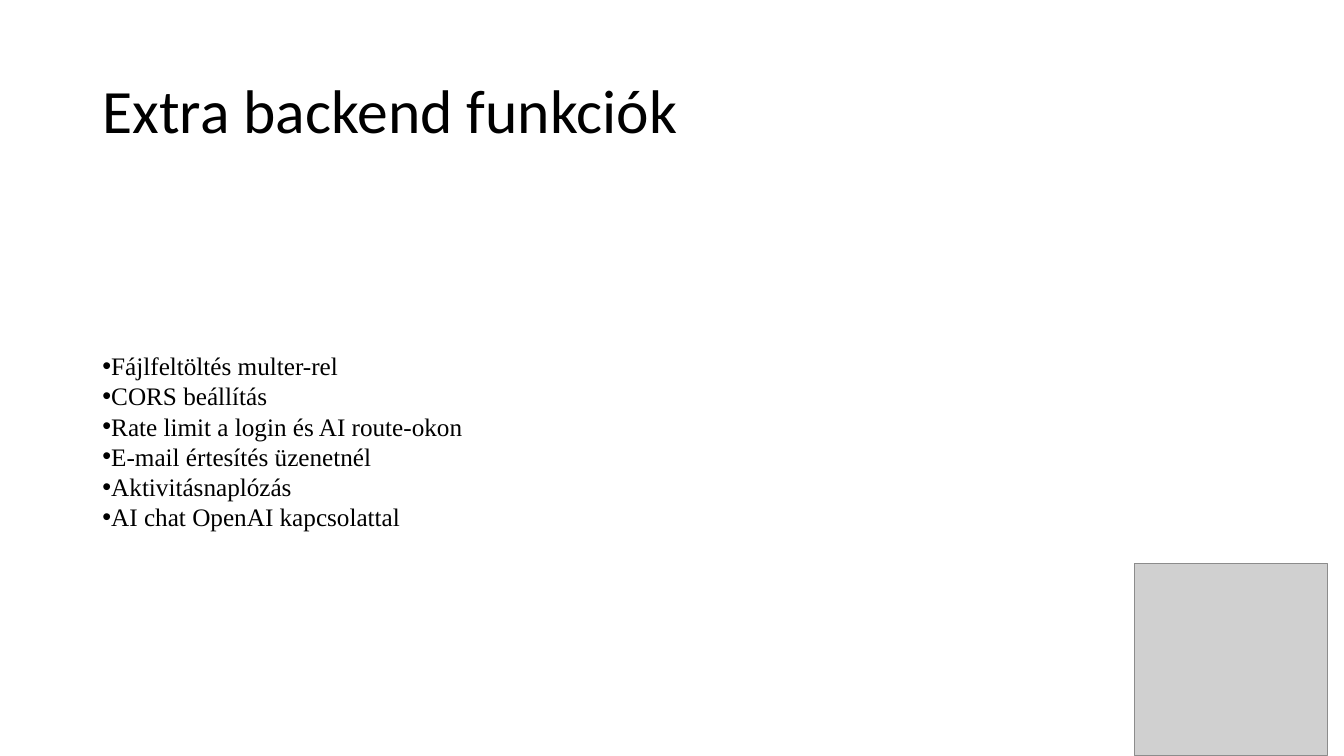
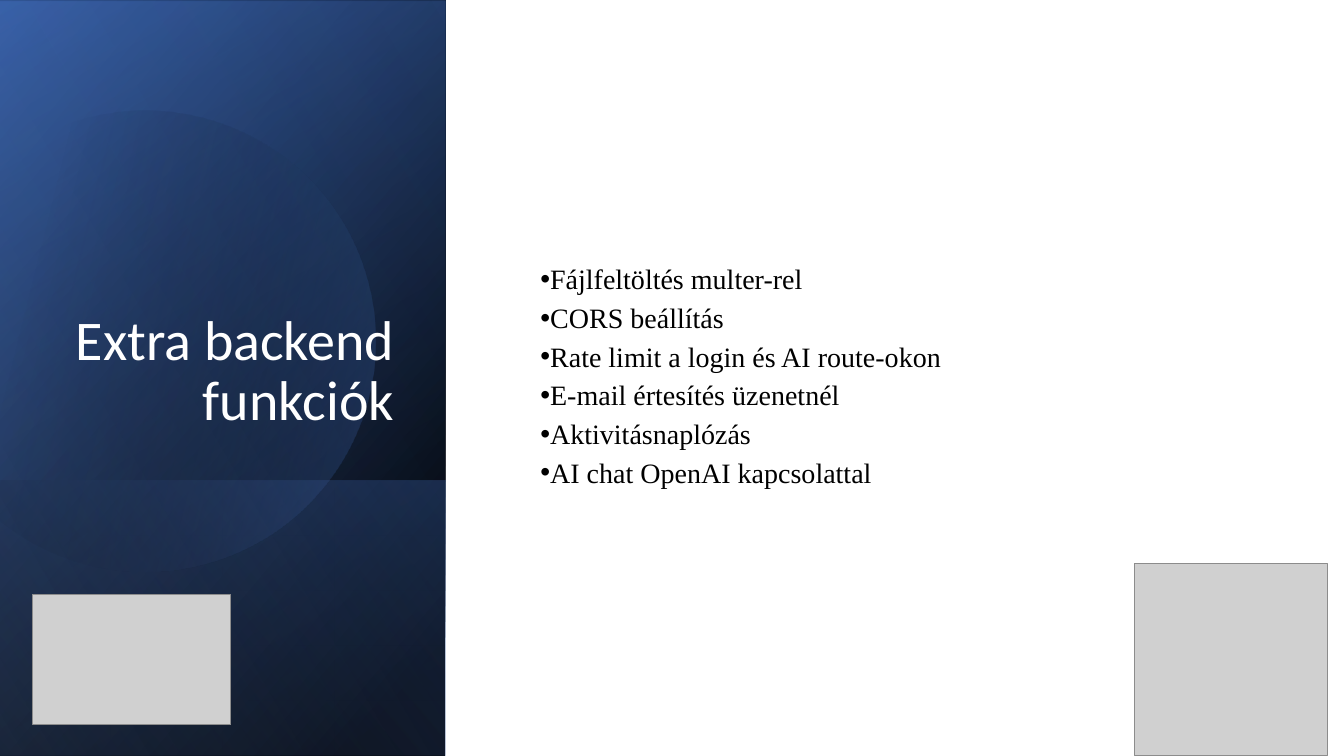
Before and after one commit to ClausPatrik/Makettoldal, a slide deck: slide 13 of MakettMester.pptx. Drawn at 1344x756 pixels with LibreOffice and Linux fonts; fonts in the diff are those of the drawing; grey boxes stand for pictures. Boxes give left, top, right and bottom in pixels: in the first picture for what was removed or moved away, otherwise in the second. Text is boxed around its words. In the diff, an @@ line names an element or a change of style, - is before the commit and + after.

```diff
--- a/MakettMester.pptx
+++ b/MakettMester.pptx
@@ rectangle added at (0,0,1344,756), fill #FFFFFF @@
@@ rectangle added at (0,0,446,756), fill gradient #000000 to #2F5597 @@
@@ rectangle added at (0,1,446,756), fill gradient #000000 to #4472C4 @@
@@ rectangle added at (0,0,446,755), fill gradient #000000 to #8FAADC @@
@@ freeform shape added at (0,56,431,618), fill gradient #000000 to #4472C4 @@
@@ title "Extra backend funkciók": place and size @@
-title "Extra backend funkciók" at (102,90,678,134)
+title "Extra backend funkciók" at (76,321,394,421)
@@ title "Extra backend funkciók" at (76,321,394,421): size 44 to 40 pt, text colour #000000 to #FFFFFF; alignment left to right; vertical alignment middle to bottom @@
@@ text "Fájlfeltöltés multer-rel": place and size @@
-text "Fájlfeltöltés multer-rel" at (111,357,462,532)
+text "Fájlfeltöltés multer-rel" at (550,269,941,488)
@@ text "Fájlfeltöltés multer-rel" at (550,269,941,488): size 18 to 20 pt; line spacing 1 to 0.9; more space between paragraphs @@
@@ rectangle added at (0,480,446,756), fill gradient #4472C4 to #000000 @@
@@ picture added at (32,595,231,725) @@
```
Also in this commit, not shown: 17 other slides changed.
